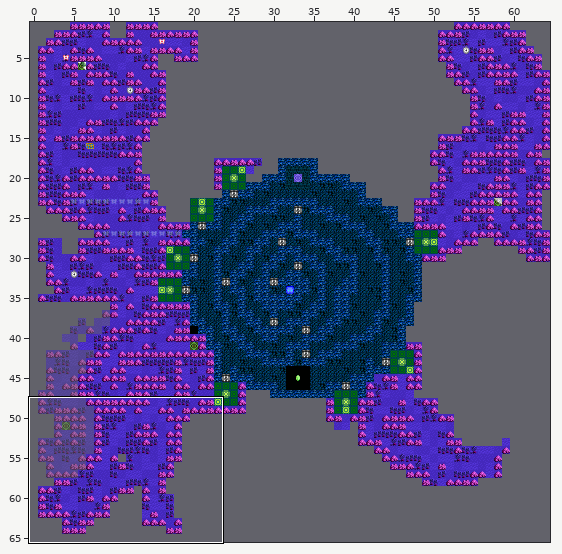
Tiled map, stored at Maps/Map_ButterflyGarden.tmx. Above: a wide view before the commit, with the close-up outlined.
Close-up. Old version:
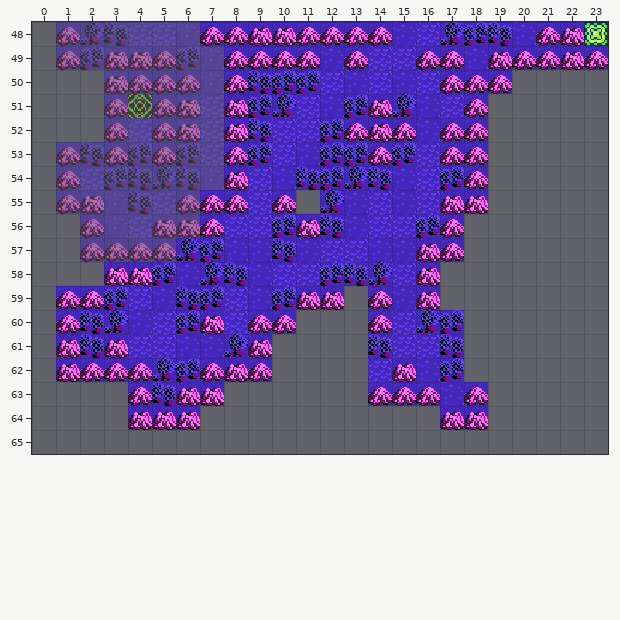
Cells are 16x16 px. Shown: x 0..23, y 48..65. The commit also changed other parts of the map, which this record leaves out.
Now the later version:
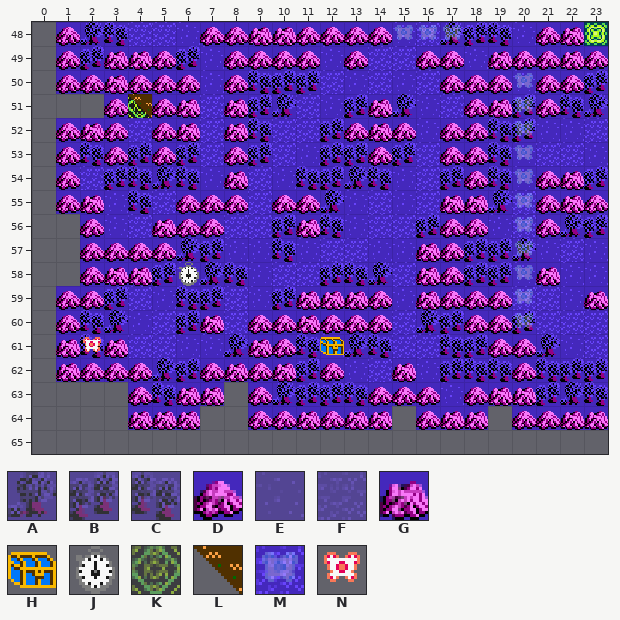
Key: from "ButterflyGarden": A 0, B 1, C 2, D 3, E 8, F 9, G 11; from "Items": H 4, J 13, K 35, L 54; from "enemies": M 8, N 35.
_ is an empty cell, . an unchanged one.
See-through tiles are keyed as they look on the map.
Edits made:
--- layer "Floor"
@@ x 1..23 @@
-48 ______.................
-49 _______................
-50 _______............____
-51 .._____..........._____
-52 _______..........._____
-53 _______..........._____
-54 _______..........._____
-55 ______...._......._____
-56 ._____...........______
-57 .____............______
-58 ._.............._______
-59 ............_..._______
-60 ..........___....______
-61 .........____....______
-62 .........____....______
-63 ........_____....._____
-64 ........______._...____
+48 DACFFE.................
+49 DBGGDBE................
+50 DDGDDDE............EDDB
+51 ..DKDGF...........GBDCA
+52 DGDFDGF...........CBEEF
+53 DCDBDBF...........CEFFE
+54 DFBCACE...........CEDGB
+55 DGECFD....D.......AFDGD
+56 .DEFGD...........DEFDAB
+57 .DDDD............BBAEFE
+58 .D..............DBBEGEE
+59 ............G...DDDFFEG
+60 ..........GDD....DDBFFF
+61 .........DCEA....BDDAEF
+62 .........GBDE....CCDCBB
+63 ........DABBC.....GGBAC
+64 ........DDGDGG.D...DDGG
--- layer "Floor?" (removed)
@@ x 1..7 @@
-48 DACFFE.
-49 DBGGDBE
-50 ..GDDDE
-51 ..DKDGF
-52 ..DFDGF
-53 DCDBDBF
-54 DFBCACE
-55 DGECFD.
-56 .DEFGG.
-57 .DDDD..
+48 ______.
+49 _______
+50 .._____
+51 .._____
+52 .._____
+53 _______
+54 _______
+55 ______.
+56 ._____.
+57 .____..
--- layer "Hidden"
@@ x 4..4 @@
-51 _
+51 L
--- layer "Items"
@@ x 6..6 @@
-58 _
+58 J
@@ x 12..12 @@
-61 _
+61 H
--- layer "Enemies"
@@ x 2..2 @@
-61 _
+61 N
--- layer "Fairy paths"
@@ x 15..17 @@
-48 ___
+48 MMM
@@ x 20..20 @@
-50 _
-51 _
-52 _
-53 _
-54 _
-55 _
-56 _
-57 _
-58 _
-59 _
-60 _
+50 M
+51 M
+52 M
+53 M
+54 M
+55 M
+56 M
+57 M
+58 M
+59 M
+60 M
Boxes around the changes in both close-ups, in picture pixels (x1, y1, x2, y2):
changed: (56, 22, 224, 286)
added: (395, 25, 461, 40)
added: (440, 70, 608, 430)
added: (296, 190, 320, 214)
added: (248, 286, 392, 430)
added: (83, 337, 101, 352)
added: (416, 406, 440, 430)
